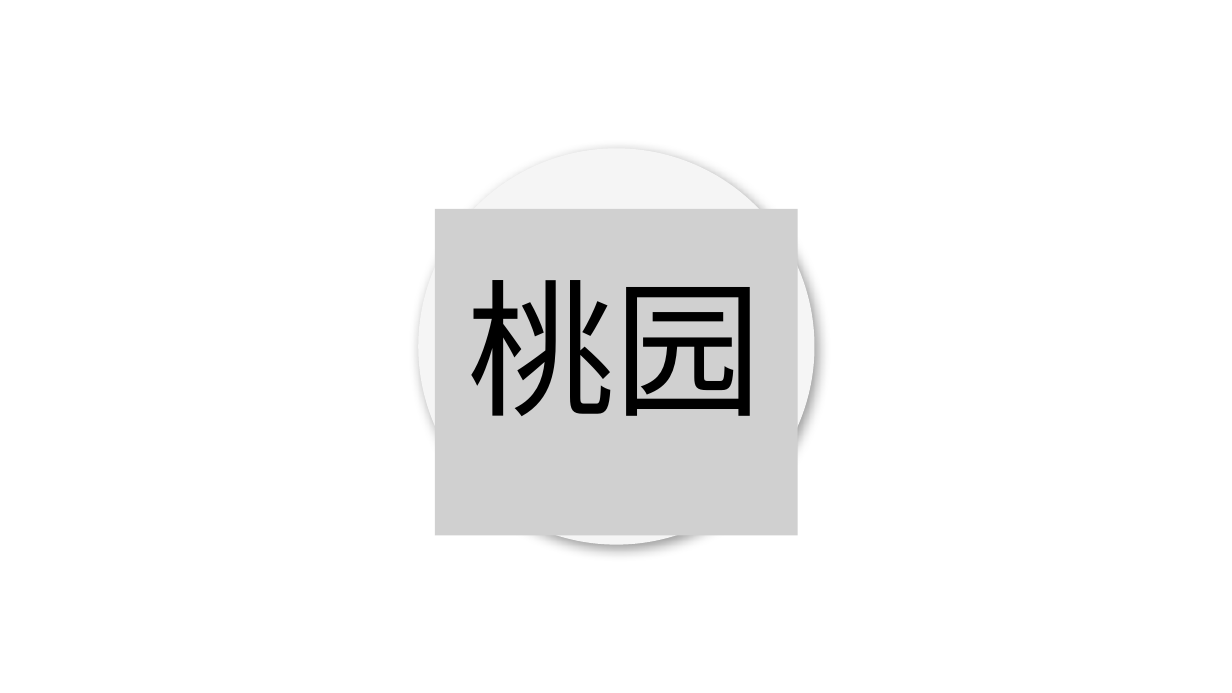
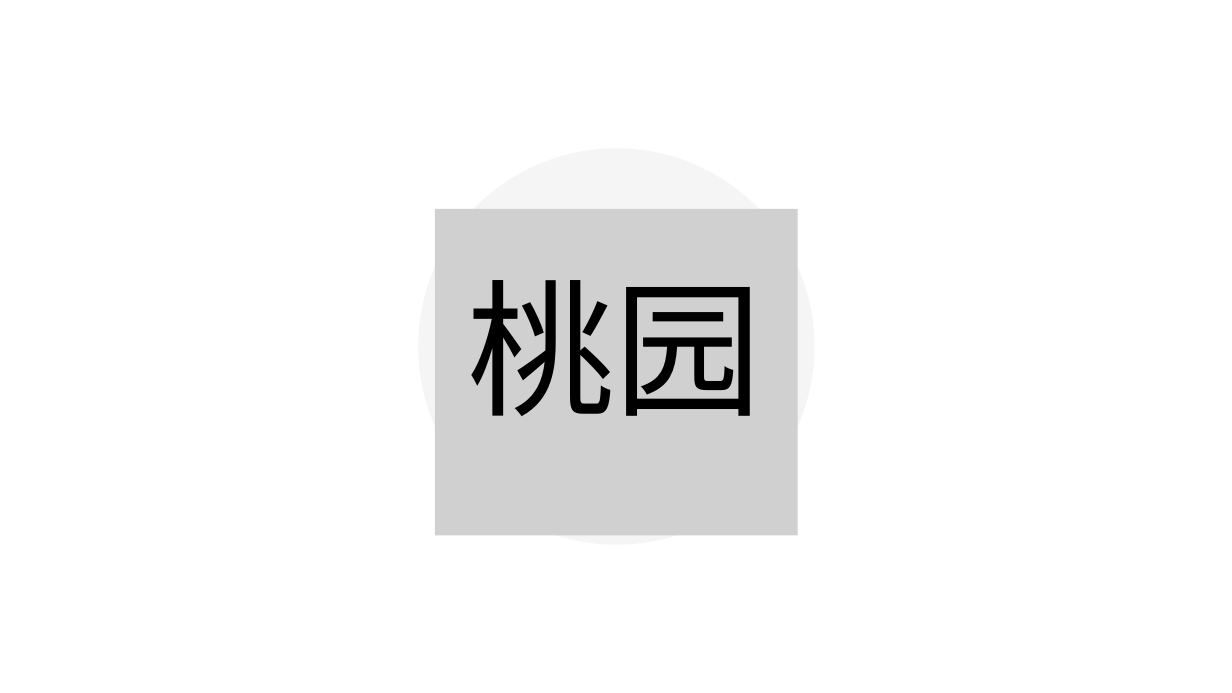
Before and after one commit to MegrezZhu/PeachGarden, a slide deck: slide 1 of Assets/LOGO.pptx. Drawn at 1232x693 pixels with LibreOffice and Linux fonts; fonts in the diff are those of the drawing; grey boxes stand for pictures. Boxes give left, top, right and bottom in pixels: in the first picture for what was removed or moved away, otherwise in the second. Text is boxed around its words. In the diff, an @@ line names an element or a change of style, - is before the commit and + after.

Commit message:
logo pptx resource

```diff
--- a/Assets/LOGO.pptx
+++ b/Assets/LOGO.pptx
@@ ellipse at bbox=[419, 149, 815, 545]: shadow off @@
```
Also in this commit, not shown: 1 other file.
